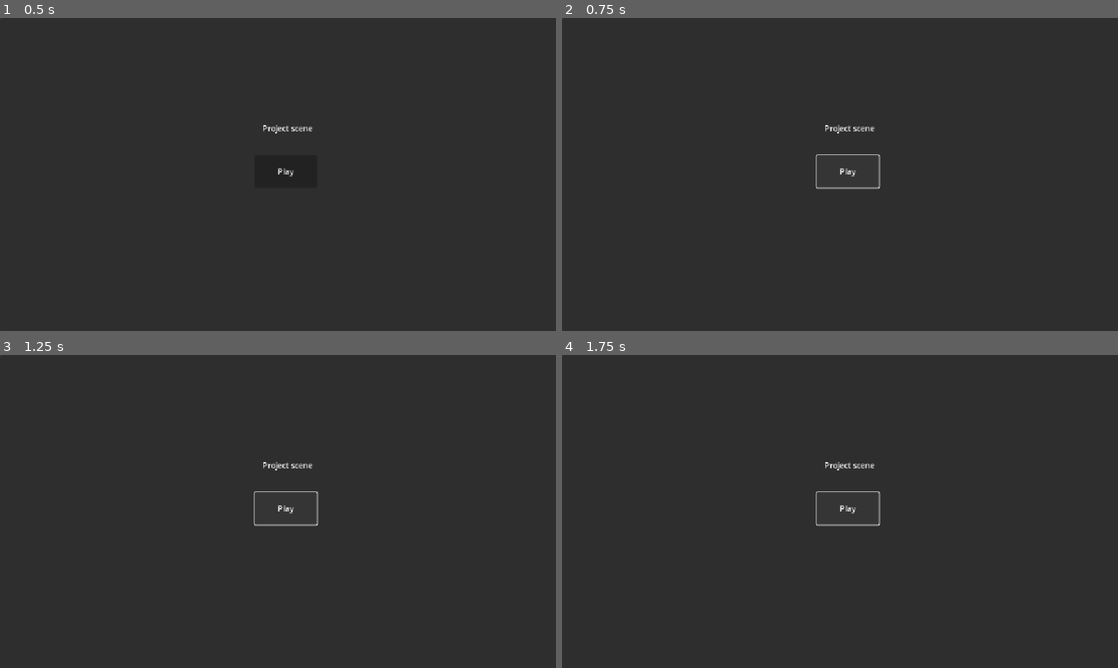
Above: before the commit, frames 1-4 (two rows, left to right).
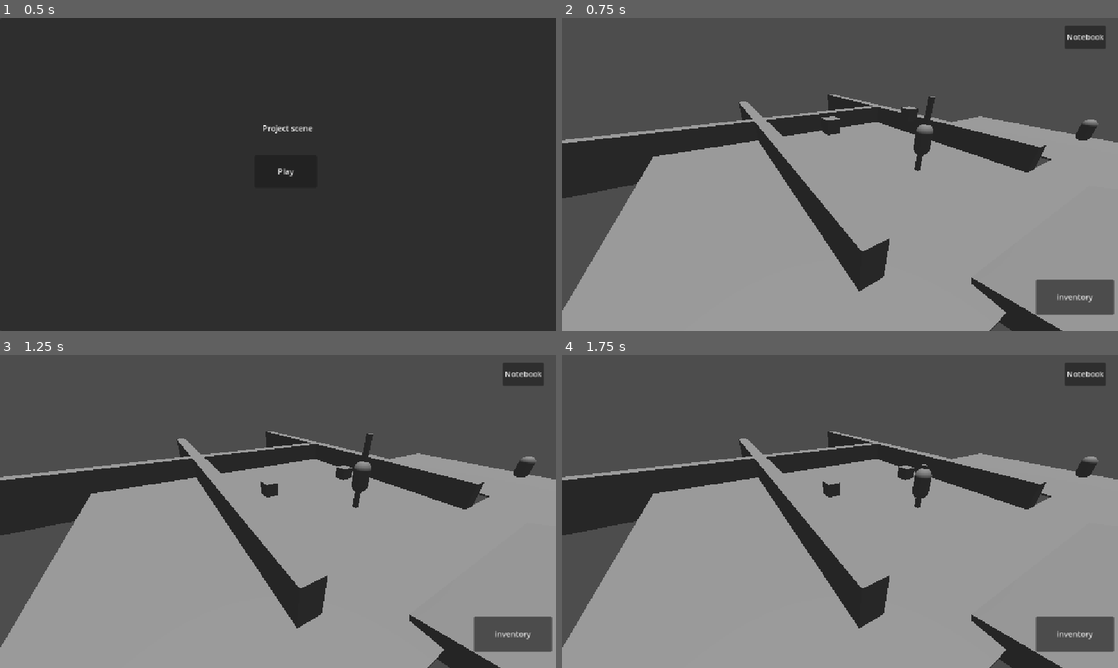
Above: after the commit, the same moments.

Repository: MateoChicano/Journey-starts-here
Game: Godot game, scene res://UI/Menus/title_menu/title_screen.tscn
The game is run twice, just before and just after one commit, with the same random seed, the same clock (stepped at 60 frames per second) and the same inputs. Before the commit the project starts from res://UI/Menus/title_screen.tscn. The engine's default icon, where the game draws it, is replaced by a stand-in: a white triangle on a blue panel in a dark square.
Inputs (mouse positions are in pixels of both pictures, inside the frame that each line leads up to):
- Up to frame 1 (0.5 s): no input
- Up to frame 2 (0.75 s): click "Play" at 0.5 s
- Up to frame 3 (1.25 s): no input
- Up to frame 4 (1.75 s): click (845, 508) at 1.25 s, where only the run before the commit has a clickable "Play"

Frame 1 is identical in both runs. In frame 2, 89% of the frame differs, in the area x 0-100%, y 0-100%; in frame 3, 89%; in frame 4, 89%.

Commit message:
tentative de reparation de l'inventaire

Diff:
--- a/journey-start-here/Entities/Player/player.gd
+++ b/journey-start-here/Entities/Player/player.gd
@@ -73,8 +73,7 @@
 	instance_item = area.owner.get_item_2d()
 	instance_item.just_spawned = true
 	instance_item.instance_3d = area.owner
-	if not area.owner.just_spawned :
-		pick_item(instance_item)
+	pick_item(instance_item)
 
 func exit_trigger_item(_area : Area3D) -> void :
 		item_trigger_entered = false
--- a/journey-start-here/Entities/Player/player.tscn
+++ b/journey-start-here/Entities/Player/player.tscn
@@ -3,7 +3,7 @@
 [ext_resource type="Script" uid="uid://c56dnn6txs57y" path="res://Entities/Player/player.gd" id="1_3vyb7"]
 [ext_resource type="PackedScene" uid="uid://bn6bw6iuuckhv" path="res://UI/PlayerHUD/hud.tscn" id="2_8iw34"]
 [ext_resource type="PackedScene" uid="uid://c2aa0j51ystr4" path="res://UI/PlayerHUD/Inventory/inventory.tscn" id="3_7xbc7"]
-[ext_resource type="PackedScene" uid="uid://bfluwbpmsotx1" path="res://UI/Menus/pause_menu.tscn" id="4_7xbc7"]
+[ext_resource type="PackedScene" uid="uid://bfluwbpmsotx1" path="res://UI/Menus/pause_menu/pause_menu.tscn" id="4_7xbc7"]
 
 [sub_resource type="CapsuleShape3D" id="CapsuleShape3D_g2els"]
 
--- a/journey-start-here/UI/Menus/load_button.gd
+++ /dev/null
@@ -1,5 +0,0 @@
-extends Button
-
-
-func _on_pressed() -> void:
-	get_tree().change_scene_to_file("res://scenes/levels/test_level.tscn")
--- a/journey-start-here/UI/Menus/pause_menu.tscn
+++ b/journey-start-here/UI/Menus/pause_menu/pause_menu.tscn
@@ -1,6 +1,6 @@
 [gd_scene load_steps=2 format=3 uid="uid://bfluwbpmsotx1"]
 
-[ext_resource type="Script" uid="uid://g675x3xgbxhx" path="res://UI/Menus/pause_menu.gd" id="1_prkpd"]
+[ext_resource type="Script" uid="uid://g675x3xgbxhx" path="res://UI/Menus/pause_menu/pause_menu.gd" id="1_prkpd"]
 
 [node name="pause menu" type="Control"]
 process_mode = 2
--- /dev/null
+++ b/journey-start-here/UI/Menus/title_menu/load_button.gd
@@ -0,0 +1,5 @@
+extends Button
+
+
+func _on_pressed() -> void:
+	get_tree().change_scene_to_file("res://Levels/test_level.tscn")
--- a/journey-start-here/UI/Menus/title_screen.tscn
+++ b/journey-start-here/UI/Menus/title_menu/title_screen.tscn
@@ -1,6 +1,6 @@
 [gd_scene load_steps=2 format=3 uid="uid://chjumidg76s3m"]
 
-[ext_resource type="Script" uid="uid://ch51fbvehaxd1" path="res://UI/Menus/load_button.gd" id="1_fgkus"]
+[ext_resource type="Script" uid="uid://ch51fbvehaxd1" path="res://UI/Menus/title_menu/load_button.gd" id="1_fgkus"]
 
 [node name="Title screen" type="Control"]
 layout_mode = 3
--- a/journey-start-here/UI/PlayerHUD/Inventory/inventory.gd
+++ b/journey-start-here/UI/PlayerHUD/Inventory/inventory.gd
@@ -3,7 +3,7 @@
 @onready var player : Player = get_tree().get_first_node_in_group("Player")
 
 func quit_inventory() -> void:
-	# var generated_item : item_3d
+
 	get_tree().paused = false
 	self.hide()
 	player.get_node("HUD").show()
@@ -17,11 +17,9 @@
 				body.instance_3d.free()
 				body.grounded = false
 		else :
-			if not player.item_trigger_entered:
+			if not player.item_trigger_entered :
 				body.make_3d()
-				print(body)
-				print(body.instance_3d)
-				print(body.instance_3d.item_2d)
+				player.inventory.get_node("Items").remove_child(body)
 
 func _on_ground_touched(area:Area2D) -> void:
 	if not area.owner.just_spawned and not area.owner.grounded :
Renamed: journey-start-here/UI/Menus/pause_menu.gd -> journey-start-here/UI/Menus/pause_menu/pause_menu.gd
Renamed: journey-start-here/UI/Menus/pause_menu.gd.uid -> journey-start-here/UI/Menus/pause_menu/pause_menu.gd.uid
Renamed: journey-start-here/UI/Menus/load_button.gd.uid -> journey-start-here/UI/Menus/title_menu/load_button.gd.uid
